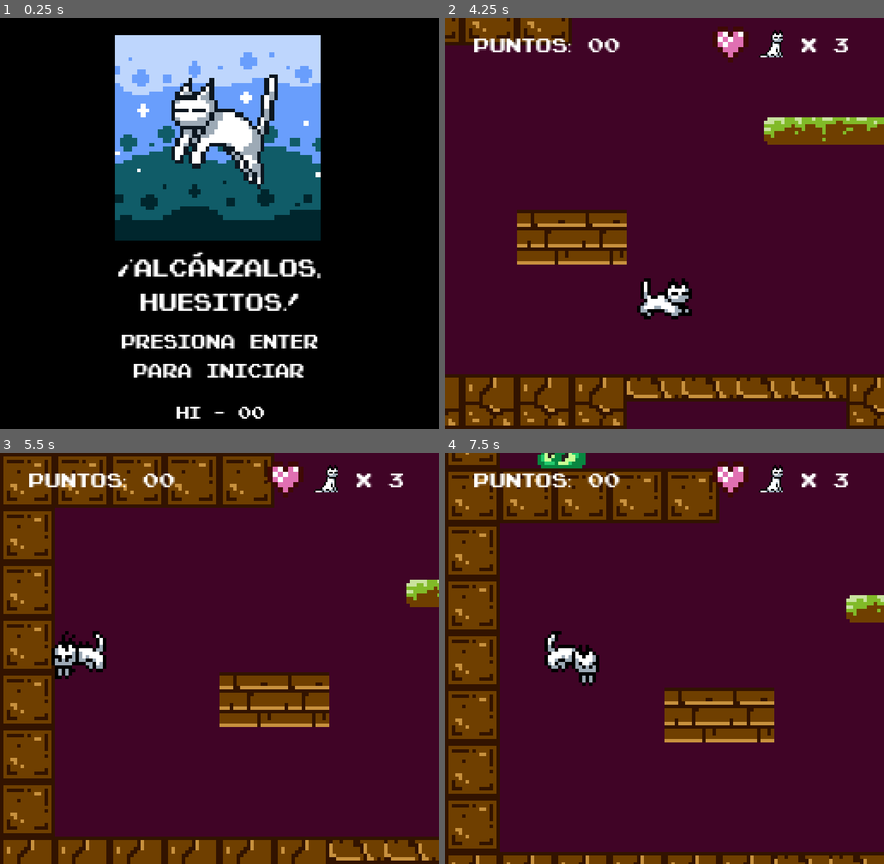
Above: before the commit, frames 1-4 (two rows, left to right).
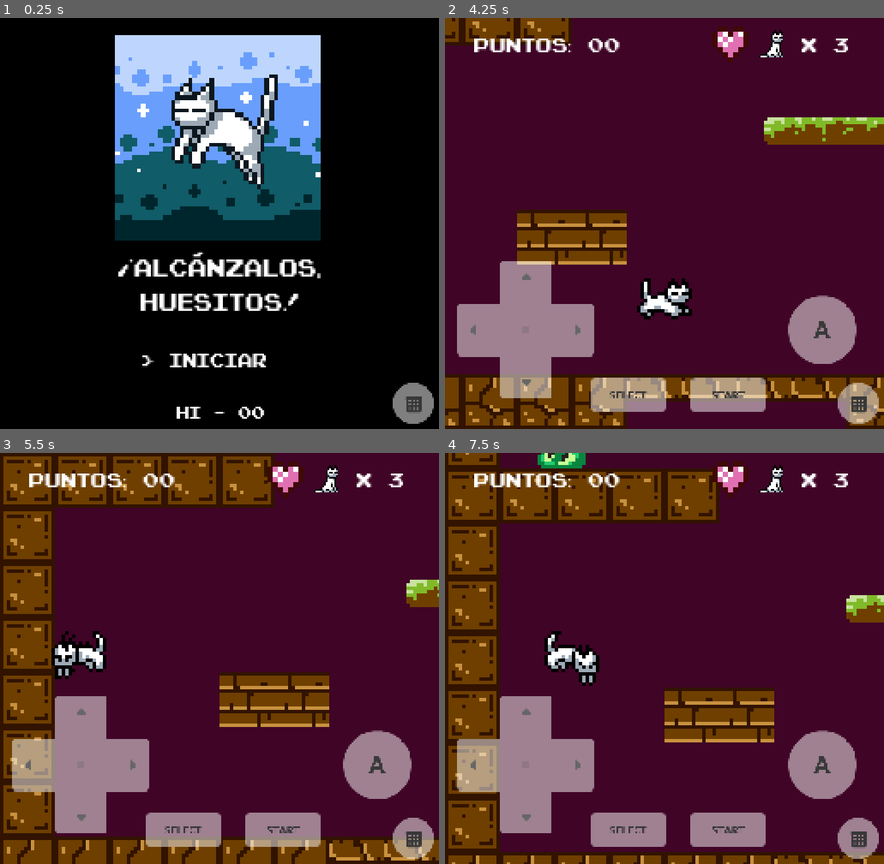
Above: after the commit, the same moments.

Repository: Autumn64/alcanzalos_huesitos
Game: Godot game, scene res://scenes/title_screen.tscn
Two runs of this game, one before a commit and one after it. Both use one fixed random seed, a clock stepped at 60 frames per second and the inputs below. Sound files missing from this copy of the repository are replaced by a short silence.
Inputs:
- Up to frame 1 (0.25 s): no input
- Up to frame 2 (4.25 s): tap Enter (Start) at 0.5, 0.8, 1.25, 1.35, 2, 2.75, 3.05, 3.5 s; hold Backspace (Select) 0.53-1.28 s; hold Right (Derecha) 0.53-2.03 s; tap Space (Saltar) at 0.77, 1.07, 1.52, 1.55, 1.82, 2.1, 3.02, 3.32, 3.77, 3.8, 4.07 s; hold Left (Izquierda) 2.03-2.78 s; hold Backspace (Select) 2.03-2.78 s; hold Right (Derecha) from 2.78 s (still down); tap Backspace (Select) at 2.85 s; hold Enter (Start) from 3.53 s (still down); tap F1 (Controles, bound only after the commit) at 4.15 s
- Up to frame 3 (5.5 s): release Right (Derecha) at 4.28 s; release Enter (Start) at 4.28 s; hold Left (Izquierda) 4.28-5.03 s; tap Backspace (Select) at 4.35 s; tap Space (Saltar) at 4.52, 4.82 s; hold Right (Derecha) from 5.03 s (still down); hold Enter (Start) from 5.03 s (still down)
- Up to frame 4 (7.5 s): release Right (Derecha) at 5.78 s; release Enter (Start) at 5.78 s; hold Left (Izquierda) 5.78-7.28 s; tap Space (Saltar) at 5.85, 6.02, 6.32, 6.77, 7.07 s; hold Backspace (Select) 6.53-7.28 s; hold Right (Derecha) from 7.28 s (still down); tap Enter (Start) at 7.35 s

The runs differ from the first frame. In frame 1, 3.1% of the frame differs, in the area x 27-99%, y 77-99%; in frame 2, 12%, in the area x 2-99%, y 59-99%; in frame 3, 12%; in frame 4, 12%.

Commit message:
Controllers
Signed-off-by: Mónica Nayely Flores Gómez <autumn64@disroot.org>

Diff:
--- a/alcanzalosHuesitos/project.godot
+++ b/alcanzalosHuesitos/project.godot
@@ -32,33 +32,51 @@
 "events": [Object(InputEventKey,"resource_local_to_scene":false,"resource_name":"","device":-1,"window_id":0,"alt_press …(191 unchanged characters)…
 , Object(InputEventKey,"resource_local_to_scene":false,"resource_name":"","device":-1,"window_id":0,"alt_pressed":false …(186 unchanged characters)…
 , Object(InputEventKey,"resource_local_to_scene":false,"resource_name":"","device":-1,"window_id":0,"alt_pressed":false …(183 unchanged characters)…
+, Object(InputEventJoypadButton,"resource_local_to_scene":false,"resource_name":"","device":-1,"button_index":0,"pressure":0.0,"pressed":false,"script":null)
 ]
 }
 Izquierda={
 "deadzone": 0.5,
 "events": [Object(InputEventKey,"resource_local_to_scene":false,"resource_name":"","device":-1,"window_id":0,"alt_press …(195 unchanged characters)…
 , Object(InputEventKey,"resource_local_to_scene":false,"resource_name":"","device":-1,"window_id":0,"alt_pressed":false …(182 unchanged characters)…
+, Object(InputEventJoypadMotion,"resource_local_to_scene":false,"resource_name":"","device":-1,"axis":0,"axis_value":-1.0,"script":null)
+, Object(InputEventJoypadButton,"resource_local_to_scene":false,"resource_name":"","device":-1,"button_index":13,"pressure":0.0,"pressed":false,"script":null)
 ]
 }
 Derecha={
 "deadzone": 0.5,
 "events": [Object(InputEventKey,"resource_local_to_scene":false,"resource_name":"","device":-1,"window_id":0,"alt_press …(195 unchanged characters)…
 , Object(InputEventKey,"resource_local_to_scene":false,"resource_name":"","device":-1,"window_id":0,"alt_pressed":false …(183 unchanged characters)…
+, Object(InputEventJoypadMotion,"resource_local_to_scene":false,"resource_name":"","device":-1,"axis":0,"axis_value":1.0,"script":null)
+, Object(InputEventJoypadButton,"resource_local_to_scene":false,"resource_name":"","device":-1,"button_index":14,"pressure":0.0,"pressed":false,"script":null)
 ]
 }
 Start={
 "deadzone": 0.5,
 "events": [Object(InputEventKey,"resource_local_to_scene":false,"resource_name":"","device":-1,"window_id":0,"alt_press …(195 unchanged characters)…
+, Object(InputEventJoypadButton,"resource_local_to_scene":false,"resource_name":"","device":-1,"button_index":6,"pressure":0.0,"pressed":false,"script":null)
 ]
 }
 Select={
 "deadzone": 0.5,
 "events": [Object(InputEventKey,"resource_local_to_scene":false,"resource_name":"","device":-1,"window_id":0,"alt_press …(195 unchanged characters)…
+, Object(InputEventJoypadButton,"resource_local_to_scene":false,"resource_name":"","device":-1,"button_index":4,"pressure":0.0,"pressed":false,"script":null)
 ]
 }
+Controles={
+"deadzone": 0.5,
+"events": [Object(InputEventKey,"resource_local_to_scene":false,"resource_name":"","device":-1,"window_id":0,"alt_pressed":false,"shift_pressed":false,"ctrl_pressed":false,"meta_pressed":false,"pressed":false,"keycode":0,"physical_keycode":4194332,"key_label":0,"unicode":0,"location":0,"echo":false,"script":null)
+]
+}
+
+[input_devices]
+
+pointing/emulate_touch_from_mouse=true
+pointing/emulate_mouse_from_touch=false
 
 [rendering]
 
 textures/canvas_textures/default_texture_filter=0
 renderer/rendering_method="gl_compatibility"
 renderer/rendering_method.mobile="gl_compatibility"
+textures/vram_compression/import_etc2_astc=true
--- /dev/null
+++ b/alcanzalosHuesitos/scenes/controles.tscn
@@ -0,0 +1,93 @@
+[gd_scene load_steps=13 format=3 uid="uid://bgorry5g2j1bq"]
+
+[ext_resource type="Script" path="res://scripts/controles.gd" id="1_d06xw"]
+[ext_resource type="Texture2D" uid="uid://bcy1eqsu4deg1" path="res://assets/sprites/Controller/transparentLight48.png" id="2_q4oye"]
+[ext_resource type="Texture2D" uid="uid://b7cyy2ax50jjd" path="res://assets/sprites/Controller/transparentLight07.png" id="3_6jnw5"]
+[ext_resource type="Texture2D" uid="uid://di4oiqrce8pb7" path="res://assets/sprites/Controller/transparentLight34.png" id="4_vfgkq"]
+[ext_resource type="Texture2D" uid="uid://ljml2d41yluw" path="res://assets/sprites/Controller/transparentLight40.png" id="5_udj7x"]
+[ext_resource type="Texture2D" uid="uid://dnw007ab2sqhr" path="res://assets/sprites/Controller/transparentLight41.png" id="6_27xcl"]
+
+[sub_resource type="CircleShape2D" id="CircleShape2D_1x5rg"]
+radius = 158.0
+
+[sub_resource type="RectangleShape2D" id="RectangleShape2D_y38b2"]
+size = Vector2(216, 151)
+
+[sub_resource type="RectangleShape2D" id="RectangleShape2D_6wg1k"]
+size = Vector2(151, 99)
+
+[sub_resource type="CircleShape2D" id="CircleShape2D_snh78"]
+radius = 51.0
+
+[sub_resource type="RectangleShape2D" id="RectangleShape2D_fj4x6"]
+size = Vector2(116, 56)
+
+[sub_resource type="RectangleShape2D" id="RectangleShape2D_enhyn"]
+size = Vector2(116, 56)
+
+[node name="Controles" type="Node2D"]
+z_index = 3
+script = ExtResource("1_d06xw")
+
+[node name="MostrarControles" type="Sprite2D" parent="."]
+position = Vector2(241, 225)
+scale = Vector2(0.3, 0.3)
+texture = ExtResource("2_q4oye")
+
+[node name="TouchScreenButton" type="TouchScreenButton" parent="MostrarControles"]
+position = Vector2(0, 0.000244141)
+scale = Vector2(0.3, 0.3)
+shape = SubResource("CircleShape2D_1x5rg")
+action = "Controles"
+
+[node name="Area" type="Node2D" parent="."]
+
+[node name="Cruceta" type="Sprite2D" parent="Area"]
+position = Vector2(47, 182)
+scale = Vector2(0.5, 0.5)
+texture = ExtResource("3_6jnw5")
+
+[node name="Izquierda" type="TouchScreenButton" parent="Area/Cruceta"]
+position = Vector2(-65.6371, 0)
+scale = Vector2(0.5, 0.5)
+shape = SubResource("RectangleShape2D_y38b2")
+action = "Izquierda"
+
+[node name="Derecha" type="TouchScreenButton" parent="Area/Cruceta"]
+position = Vector2(65.6371, 0)
+scale = Vector2(0.5, 0.5)
+shape = SubResource("RectangleShape2D_y38b2")
+action = "Derecha"
+
+[node name="Arriba" type="TouchScreenButton" parent="Area/Cruceta"]
+position = Vector2(0, -65.6371)
+scale = Vector2(0.5, 0.5)
+shape = SubResource("RectangleShape2D_6wg1k")
+action = "Saltar"
+
+[node name="A" type="Sprite2D" parent="Area"]
+position = Vector2(220, 182)
+scale = Vector2(0.5, 0.5)
+texture = ExtResource("4_vfgkq")
+
+[node name="TouchScreenButton" type="TouchScreenButton" parent="Area/A"]
+shape = SubResource("CircleShape2D_snh78")
+action = "Saltar"
+
+[node name="Start" type="Sprite2D" parent="Area"]
+position = Vector2(165, 220)
+scale = Vector2(0.4, 0.4)
+texture = ExtResource("5_udj7x")
+
+[node name="TouchScreenButton" type="TouchScreenButton" parent="Area/Start"]
+shape = SubResource("RectangleShape2D_fj4x6")
+action = "Start"
+
+[node name="Select" type="Sprite2D" parent="Area"]
+position = Vector2(107, 220)
+scale = Vector2(0.4, 0.4)
+texture = ExtResource("6_27xcl")
+
+[node name="TouchScreenButton" type="TouchScreenButton" parent="Area/Select"]
+shape = SubResource("RectangleShape2D_enhyn")
+action = "Select"
--- a/alcanzalosHuesitos/scenes/credits.tscn
+++ b/alcanzalosHuesitos/scenes/credits.tscn
@@ -1,8 +1,9 @@
-[gd_scene load_steps=6 format=3 uid="uid://cnbqf4x0aanvx"]
+[gd_scene load_steps=7 format=3 uid="uid://cnbqf4x0aanvx"]
 
 [ext_resource type="Script" path="res://scripts/credits.gd" id="1_61us6"]
 [ext_resource type="Texture2D" uid="uid://ctp3kg8yatt2a" path="res://assets/tiles/TILEMAP V2.png" id="2_uflqx"]
 [ext_resource type="FontFile" uid="uid://c37hc5mf3rtpb" path="res://assets/fonts/Pixel_NES.otf" id="3_8kpox"]
+[ext_resource type="PackedScene" uid="uid://bgorry5g2j1bq" path="res://scenes/controles.tscn" id="4_ax78n"]
 
 [sub_resource type="TileSetAtlasSource" id="TileSetAtlasSource_58n3a"]
 texture = ExtResource("2_uflqx")
@@ -118,11 +119,13 @@
 horizontal_alignment = 1
 
 [node name="HI" type="Label" parent="."]
-offset_left = 2.0
-offset_top = 222.0
-offset_right = 256.0
-offset_bottom = 245.0
+offset_left = -6.0
+offset_top = 218.0
+offset_right = 248.0
+offset_bottom = 241.0
 theme_override_fonts/font = ExtResource("3_8kpox")
 theme_override_font_sizes/font_size = 10
-text = "Presiona Enter para continuar"
+text = "> Continuar"
 horizontal_alignment = 1
+
+[node name="Controles" parent="." instance=ExtResource("4_ax78n")]
--- a/alcanzalosHuesitos/scenes/game_over.tscn
+++ b/alcanzalosHuesitos/scenes/game_over.tscn
@@ -1,9 +1,10 @@
-[gd_scene load_steps=7 format=3 uid="uid://6bx6d5unp1i4"]
+[gd_scene load_steps=8 format=3 uid="uid://6bx6d5unp1i4"]
 
 [ext_resource type="Texture2D" uid="uid://ctp3kg8yatt2a" path="res://assets/tiles/TILEMAP V2.png" id="1_dcpbp"]
 [ext_resource type="Script" path="res://scripts/game_over.gd" id="1_ugj5v"]
 [ext_resource type="FontFile" uid="uid://c37hc5mf3rtpb" path="res://assets/fonts/Pixel_NES.otf" id="2_iwfv7"]
 [ext_resource type="AudioStream" uid="uid://cmoyguasvnydx" path="res://assets/bgm/gameover.ogg" id="4_fyy25"]
+[ext_resource type="PackedScene" uid="uid://bgorry5g2j1bq" path="res://scenes/controles.tscn" id="5_2qnqh"]
 
 [sub_resource type="TileSetAtlasSource" id="TileSetAtlasSource_58n3a"]
 texture = ExtResource("1_dcpbp")
@@ -118,4 +119,6 @@
 stream = ExtResource("4_fyy25")
 autoplay = true
 
+[node name="Controles" parent="." instance=ExtResource("5_2qnqh")]
+
 [connection signal="timeout" from="Timer" to="." method="_on_timer_timeout"]
--- a/alcanzalosHuesitos/scenes/level_change.tscn
+++ b/alcanzalosHuesitos/scenes/level_change.tscn
@@ -1,9 +1,10 @@
-[gd_scene load_steps=7 format=3 uid="uid://b4l3oncbyh7kq"]
+[gd_scene load_steps=8 format=3 uid="uid://b4l3oncbyh7kq"]
 
 [ext_resource type="Script" path="res://scripts/level_change.gd" id="1_xg6uo"]
 [ext_resource type="Texture2D" uid="uid://ctp3kg8yatt2a" path="res://assets/tiles/TILEMAP V2.png" id="2_tjf60"]
 [ext_resource type="FontFile" uid="uid://c37hc5mf3rtpb" path="res://assets/fonts/Pixel_NES.otf" id="3_nkf1q"]
 [ext_resource type="AudioStream" uid="uid://ct80kpi7lec7t" path="res://assets/sfx/coin.ogg" id="4_j8sdg"]
+[ext_resource type="PackedScene" uid="uid://bgorry5g2j1bq" path="res://scenes/controles.tscn" id="5_oibol"]
 
 [sub_resource type="TileSetAtlasSource" id="TileSetAtlasSource_58n3a"]
 texture = ExtResource("2_tjf60")
@@ -147,6 +148,8 @@
 process_mode = 3
 stream = ExtResource("4_j8sdg")
 
+[node name="Controles" parent="." instance=ExtResource("5_oibol")]
+
 [connection signal="timeout" from="TimerVidas" to="." method="_on_timer_vidas_timeout"]
 [connection signal="timeout" from="TimerTotal" to="." method="_on_timer_total_timeout"]
 [connection signal="timeout" from="TimerFinal" to="." method="_on_timer_final_timeout"]
--- a/alcanzalosHuesitos/scenes/new_level.tscn
+++ b/alcanzalosHuesitos/scenes/new_level.tscn
@@ -1,9 +1,10 @@
-[gd_scene load_steps=7 format=3 uid="uid://bs1ng8upkkbmq"]
+[gd_scene load_steps=8 format=3 uid="uid://bs1ng8upkkbmq"]
 
 [ext_resource type="Script" path="res://scripts/new_level.gd" id="1_gorn3"]
 [ext_resource type="Texture2D" uid="uid://ctp3kg8yatt2a" path="res://assets/tiles/TILEMAP V2.png" id="2_8ug4c"]
 [ext_resource type="FontFile" uid="uid://c37hc5mf3rtpb" path="res://assets/fonts/Pixel_NES.otf" id="3_2tujo"]
 [ext_resource type="Texture2D" uid="uid://bw1hfl0hhgour" path="res://assets/sprites/gatitosheetv2.png" id="4_e1xwl"]
+[ext_resource type="PackedScene" uid="uid://bgorry5g2j1bq" path="res://scenes/controles.tscn" id="5_n8k35"]
 
 [sub_resource type="TileSetAtlasSource" id="TileSetAtlasSource_58n3a"]
 texture = ExtResource("2_8ug4c")
@@ -130,4 +131,6 @@
 theme_override_font_sizes/font_size = 12
 text = "X "
 
+[node name="Controles" parent="." instance=ExtResource("5_n8k35")]
+
 [connection signal="timeout" from="TimerFinal" to="." method="_on_timer_final_timeout"]
--- a/alcanzalosHuesitos/scenes/nivel1.tscn
+++ b/alcanzalosHuesitos/scenes/nivel1.tscn
@@ -1,9 +1,10 @@
-[gd_scene load_steps=26 format=3 uid="uid://8jv4wvdpvqs4"]
+[gd_scene load_steps=27 format=3 uid="uid://8jv4wvdpvqs4"]
 
 [ext_resource type="PackedScene" uid="uid://c5jlbaq2v2y0q" path="res://scenes/pez.tscn" id="1_bvges"]
 [ext_resource type="Script" path="res://scripts/level_onload.gd" id="1_sp6nv"]
 [ext_resource type="Texture2D" uid="uid://ctp3kg8yatt2a" path="res://assets/tiles/TILEMAP V2.png" id="1_uy5fl"]
 [ext_resource type="PackedScene" uid="uid://ca8dvp74qej47" path="res://scenes/jugador.tscn" id="2_brccd"]
+[ext_resource type="PackedScene" uid="uid://bgorry5g2j1bq" path="res://scenes/controles.tscn" id="2_kma2y"]
 [ext_resource type="PackedScene" uid="uid://r1qnyd02wk0u" path="res://scenes/plataforma.tscn" id="3_lycc7"]
 [ext_resource type="PackedScene" uid="uid://blm4fv82v5ty5" path="res://scenes/enemigo.tscn" id="4_1ueug"]
 [ext_resource type="PackedScene" uid="uid://bxb84q6nn62qa" path="res://scenes/moneda.tscn" id="5_45iee"]
@@ -343,6 +344,8 @@
 
 [node name="HUD" type="CanvasLayer" parent="."]
 
+[node name="Controles" parent="HUD" instance=ExtResource("2_kma2y")]
+
 [node name="Puntos" type="Label" parent="HUD"]
 offset_left = 17.0
 offset_top = 8.0
--- a/alcanzalosHuesitos/scenes/nivel2.tscn
+++ b/alcanzalosHuesitos/scenes/nivel2.tscn
@@ -11,6 +11,7 @@
 [ext_resource type="FontFile" uid="uid://c37hc5mf3rtpb" path="res://assets/fonts/Pixel_NES.otf" id="9_8xyid"]
 [ext_resource type="Texture2D" uid="uid://bw1hfl0hhgour" path="res://assets/sprites/gatitosheetv2.png" id="10_04ah6"]
 [ext_resource type="Texture2D" uid="uid://orhggmlfa8u1" path="res://assets/sprites/hearts.png" id="11_ihpre"]
+[ext_resource type="PackedScene" uid="uid://bgorry5g2j1bq" path="res://scenes/controles.tscn" id="12_wwiiq"]
 
 [sub_resource type="TileSetAtlasSource" id="TileSetAtlasSource_6mco1"]
 texture = ExtResource("2_n4bx5")
@@ -375,6 +376,9 @@
 
 [node name="HUD" type="CanvasLayer" parent="."]
 
+[node name="Controles" parent="HUD" instance=ExtResource("12_wwiiq")]
+rotation = 0.0055079
+
 [node name="Puntos" type="Label" parent="HUD"]
 offset_left = 17.0
 offset_top = 8.0
--- a/alcanzalosHuesitos/scenes/nivel3.tscn
+++ b/alcanzalosHuesitos/scenes/nivel3.tscn
@@ -11,6 +11,7 @@
 [ext_resource type="FontFile" uid="uid://c37hc5mf3rtpb" path="res://assets/fonts/Pixel_NES.otf" id="9_8xyid"]
 [ext_resource type="Texture2D" uid="uid://bw1hfl0hhgour" path="res://assets/sprites/gatitosheetv2.png" id="10_04ah6"]
 [ext_resource type="Texture2D" uid="uid://orhggmlfa8u1" path="res://assets/sprites/hearts.png" id="11_ihpre"]
+[ext_resource type="PackedScene" uid="uid://bgorry5g2j1bq" path="res://scenes/controles.tscn" id="12_108kb"]
 
 [sub_resource type="TileSetAtlasSource" id="TileSetAtlasSource_6mco1"]
 texture = ExtResource("2_n4bx5")
@@ -545,6 +546,9 @@
 
 [node name="HUD" type="CanvasLayer" parent="."]
 
+[node name="Controles" parent="HUD" instance=ExtResource("12_108kb")]
+rotation = 0.0055079
+
 [node name="Puntos" type="Label" parent="HUD"]
 offset_left = 17.0
 offset_top = 8.0
--- a/alcanzalosHuesitos/scenes/title_screen.tscn
+++ b/alcanzalosHuesitos/scenes/title_screen.tscn
@@ -1,9 +1,10 @@
-[gd_scene load_steps=7 format=3 uid="uid://blny0akng06eq"]
+[gd_scene load_steps=8 format=3 uid="uid://blny0akng06eq"]
 
 [ext_resource type="Script" path="res://scripts/title_screen.gd" id="1_26ogf"]
 [ext_resource type="Texture2D" uid="uid://ctp3kg8yatt2a" path="res://assets/tiles/TILEMAP V2.png" id="1_sqw4s"]
 [ext_resource type="FontFile" uid="uid://c37hc5mf3rtpb" path="res://assets/fonts/Pixel_NES.otf" id="2_u03i6"]
 [ext_resource type="Texture2D" uid="uid://djc21uc2qobwg" path="res://assets/sprites/iconogatov1.png" id="4_of3m3"]
+[ext_resource type="PackedScene" uid="uid://bgorry5g2j1bq" path="res://scenes/controles.tscn" id="5_d2ynm"]
 
 [sub_resource type="TileSetAtlasSource" id="TileSetAtlasSource_58n3a"]
 texture = ExtResource("1_sqw4s")
@@ -101,14 +102,13 @@
 vertical_alignment = 1
 
 [node name="Jugar" type="Label" parent="."]
-offset_left = 1.0
-offset_top = 182.0
-offset_right = 256.0
-offset_bottom = 231.0
+offset_left = -7.0
+offset_top = 193.0
+offset_right = 248.0
+offset_bottom = 242.0
 theme_override_fonts/font = ExtResource("2_u03i6")
 theme_override_font_sizes/font_size = 11
-text = "Presiona ENTER
-para iniciar"
+text = "> Iniciar"
 horizontal_alignment = 1
 
 [node name="HI" type="Label" parent="."]
@@ -125,3 +125,5 @@
 position = Vector2(127, 70)
 scale = Vector2(2.5, 2.5)
 texture = ExtResource("4_of3m3")
+
+[node name="Controles" parent="." instance=ExtResource("5_d2ynm")]
--- /dev/null
+++ b/alcanzalosHuesitos/scripts/controles.gd
@@ -0,0 +1,11 @@
+extends Node2D
+
+@onready var area: Node2D = $Area
+
+func _ready() -> void:
+	area.visible = Globals.controles
+
+func _process(delta: float) -> void:
+	if Input.is_action_just_pressed("Controles"):
+		Globals.controles = not Globals.controles
+		area.visible = Globals.controles
--- a/alcanzalosHuesitos/scripts/globals.gd
+++ b/alcanzalosHuesitos/scripts/globals.gd
@@ -1,5 +1,6 @@
 extends Node
 
+var controles = false
 var nivel = 1
 var vidas = 3
 var puntos = 0
--- a/alcanzalosHuesitos/scripts/jugador.gd
+++ b/alcanzalosHuesitos/scripts/jugador.gd
@@ -12,8 +12,7 @@
 func _physics_process(delta: float) -> void:
 
 	if Input.is_action_just_pressed("Start") and Engine.time_scale == 0.00000000000001:
-		bgm.play()
-		bgm.play(music)
+		if bgm.playing == false: bgm.play(music)
 		Engine.time_scale = 1
 	elif Input.is_action_just_pressed("Start") and Engine.time_scale == 1:
 		music = bgm.get_playback_position()
Binary file added: alcanzalosHuesitos/assets/sprites/Controller/transparentLight07.png
Not shown, added: alcanzalosHuesitos/assets/sprites/Controller/transparentLight07.png.import
Binary file added: alcanzalosHuesitos/assets/sprites/Controller/transparentLight34.png
Not shown, added: alcanzalosHuesitos/assets/sprites/Controller/transparentLight34.png.import
Binary file added: alcanzalosHuesitos/assets/sprites/Controller/transparentLight40.png
Not shown, added: alcanzalosHuesitos/assets/sprites/Controller/transparentLight40.png.import
Binary file added: alcanzalosHuesitos/assets/sprites/Controller/transparentLight41.png
Not shown, added: alcanzalosHuesitos/assets/sprites/Controller/transparentLight41.png.import
Binary file added: alcanzalosHuesitos/assets/sprites/Controller/transparentLight48.png
Not shown, added: alcanzalosHuesitos/assets/sprites/Controller/transparentLight48.png.import
Not shown, changed: alcanzalosHuesitos/export_presets.cfg
Not shown: 1 places in alcanzalosHuesitos/scenes/nivel2.tscn that only renumber resources
(and 2 more such lines)
